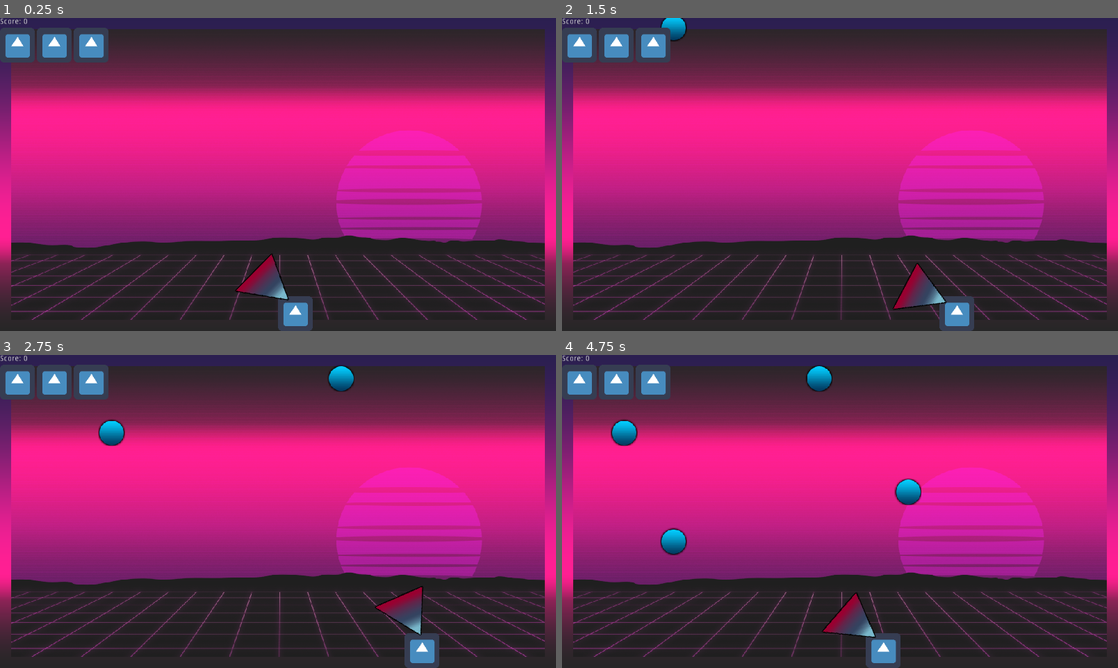
Above: before the commit, frames 1-4 (two rows, left to right).
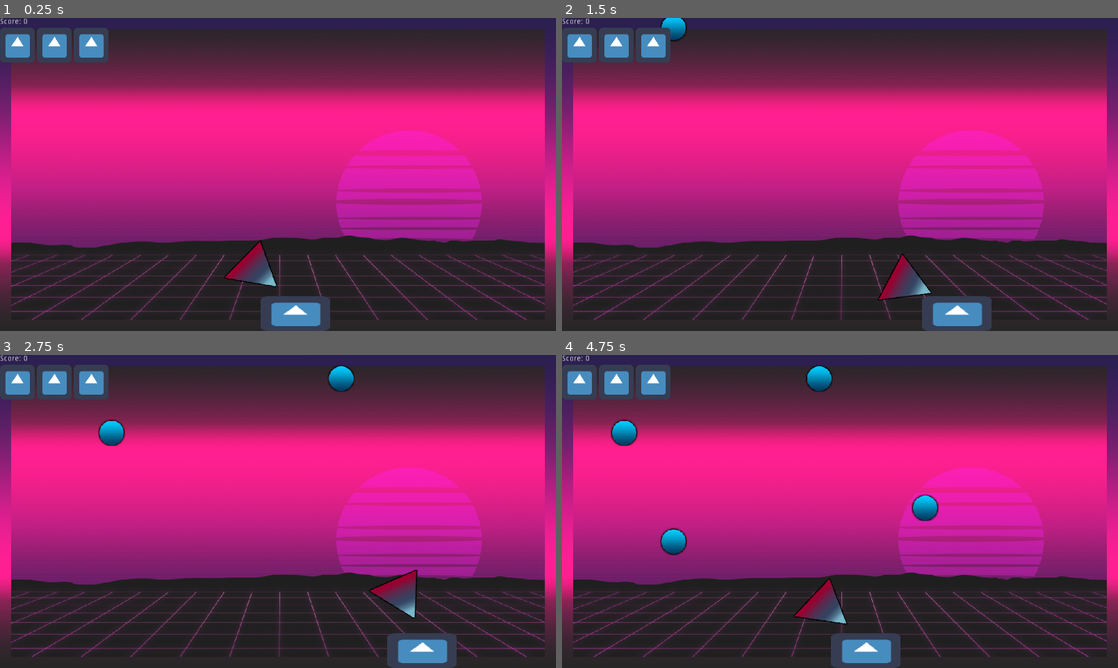
Above: after the commit, the same moments.

Repository: Koumarin/vacuum
Game: Godot game, scene res://scn/main.tscn
Two runs of this game, one before a commit and one after it. Both use one fixed random seed, a clock stepped at 60 frames per second and the inputs below. The engine's default icon, where the game draws it, is replaced by a stand-in: a white triangle on a blue panel in a dark square.
Inputs (mouse positions are in pixels of both pictures, inside the frame that each line leads up to):
- Up to frame 1 (0.25 s): no input
- Up to frame 2 (1.5 s): tap Enter at 0.5 s; move the mouse to (962, 158) at 0.52 s; press the mouse at (962, 158) at 0.53 s; hold D (move-right) 0.53-1.28 s; move the mouse to (728, 190) at 1.27 s; release the mouse at (728, 190) at 1.28 s; hold A (move-left) from 1.28 s (still down); click (728, 190) at 1.35 s
- Up to frame 3 (2.75 s): move the mouse to (333, 442) at 2.02 s; release A (move-left) at 2.03 s; press the mouse at (333, 442) at 2.03 s; hold D (move-right) from 2.03 s (still down)
- Up to frame 4 (4.75 s): move the mouse to (812, 574) at 2.77 s; release the mouse at (812, 574) at 2.78 s; click (812, 574) at 2.85 s; move the mouse to (1006, 558) at 3.52 s; release D (move-right) at 3.53 s; press the mouse at (1006, 558) at 3.53 s; hold A (move-left) from 3.53 s (still down); move the mouse to (673, 464) at 4.27 s; release the mouse at (673, 464) at 4.28 s; click (673, 464) at 4.35 s

The runs differ from the first frame. In frame 1, 2.0% of the frame differs, in the area x 40-60%, y 71-100%; in frame 2, 1.9%; in frame 3, 2.0%; in frame 4, 2.8%, in the area x 41-68%, y 39-100%.

Commit message:
increase player body size

Diff:
--- a/scn/main.tscn
+++ b/scn/main.tscn
@@ -52,7 +52,7 @@
 "
 
 [sub_resource type="RectangleShape2D" id=2]
-extents = Vector2( 32, 32 )
+extents = Vector2( 64, 32 )
 
 [sub_resource type="GDScript" id=4]
 script/source = "extends Area2D
@@ -81,7 +81,7 @@
 extents = Vector2( 174.125, 35 )
 
 [sub_resource type="RectangleShape2D" id=13]
-extents = Vector2( 32, 32 )
+extents = Vector2( 64, 32 )
 
 [sub_resource type="GDScript" id=5]
 script/source = "extends Node
@@ -104,6 +104,9 @@
 func spawn() -> void:
 	var item = Item.instance()
 	var size: float
+
+	if not Player:
+		return
 
 	SuctionArea.connect('body_entered', item, '_on_SuctionArea_body_entered', [Player])
 	SuctionArea.connect('body_exited',  item, '_on_SuctionArea_body_exited')
@@ -163,6 +166,7 @@
 speed = 20000.0
 
 [node name="Sprite" type="Sprite" parent="Player"]
+scale = Vector2( 2, 1 )
 texture = ExtResource( 1 )
 
 [node name="CollisionShape2D" type="CollisionShape2D" parent="Player"]
@@ -176,16 +180,16 @@
 force = 100.0
 
 [node name="Sprite" type="Sprite" parent="Player/Vacuum"]
-position = Vector2( 72, 0 )
+position = Vector2( 104, 2 )
 texture = ExtResource( 3 )
 
 [node name="CollisionShape2D" type="CollisionShape2D" parent="Player/Vacuum"]
-position = Vector2( 64, 0 )
+position = Vector2( 96, 2 )
 shape = SubResource( 3 )
 
 [node name="SuctionArea" type="Area2D" parent="Player/Vacuum"]
 unique_name_in_owner = true
-position = Vector2( 0, 1 )
+position = Vector2( 32, 3 )
 collision_layer = 0
 collision_mask = 4
 monitoring = false
